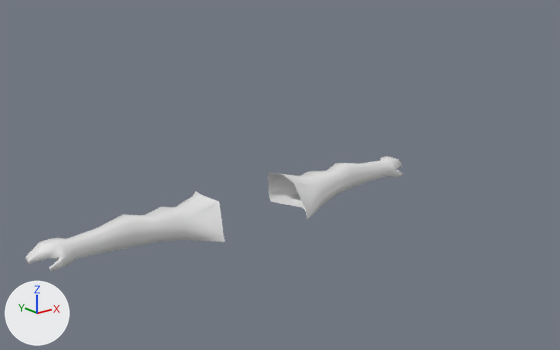
Before and after pictures for a commit that changed the FBX model Assets/Axtras/Models/Player/Arms/Player Arms Punch.fbx.
Camera for both pictures: a camera (50 mm lens) standing at (-15.13, -20.49, 23.04) and looking at (-1.42, -3.36, 16.18). Every picture has the same lights, and +X, +Y and +Z are marked at lower left. Where no turn or scale is listed for an object, it has been applied to the vertices.

The first picture shows 'Player Human Male'.
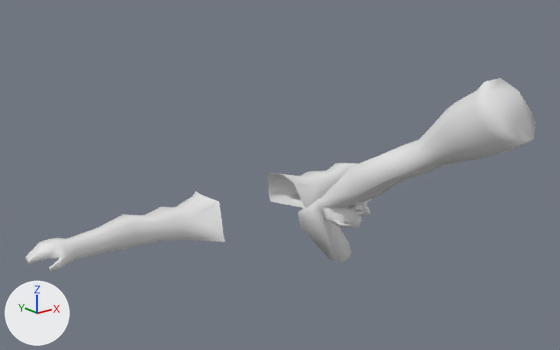
Where the change shows, as pixel boxes [x1, y1, x2, y2] in the pictures (560 x 350 px):
'Human Leg', added: after [298, 78, 536, 262]
'Human Heart', added: after [331, 199, 372, 229]
'Human Hand', added: after [324, 201, 367, 226]

The change, as a list of edits to the scene's bpy script:
```text
Add mat_body_001:
    mat_body_001 = principled_material('Body.001')
    mat_body_001.base_color = (0.8, 0.8, 0.8)  # white #e7e7e7
Add me_human_heart_001:
    me_human_heart_001.from_pydata(...)  # 1222 vertices, 1060 faces; spans x -0.5..0.45, y -0.93..0.58, z -0.49..0.91
    me_human_heart_001.materials.append(mat_body_001)  # white #e7e7e7
Add me_cube_003:
    me_cube_003.from_pydata(...)  # 50 vertices, 46 faces; spans x -0.242..0.61, y -1.229..0.104, z -0.328..0.626
    me_cube_003.materials.append(mat_body_001)  # white #e7e7e7
Add me_cube_002:
    me_cube_002.from_pydata(...)  # 147 vertices, 140 faces; spans x -0.46..1.55, y -6.09..1.11, z -1.97..4.49
    me_cube_002.materials.append(mat_body_001)  # white #e7e7e7
Add ob_human_heart:
    ob_human_heart = bpy.data.objects.new('Human Heart', me_human_heart_001)
    ob_human_heart.location = (0.2, -4.37, 14.97)
Add ob_human_hand:
    ob_human_hand = bpy.data.objects.new('Human Hand', me_cube_003)
    ob_human_hand.location = (-0.14, -4.09, 14.95)
Add ob_human_leg:
    ob_human_leg = bpy.data.objects.new('Human Leg', me_cube_002)
    ob_human_leg.location = (-0.14, -4.06, 15.15)
```
